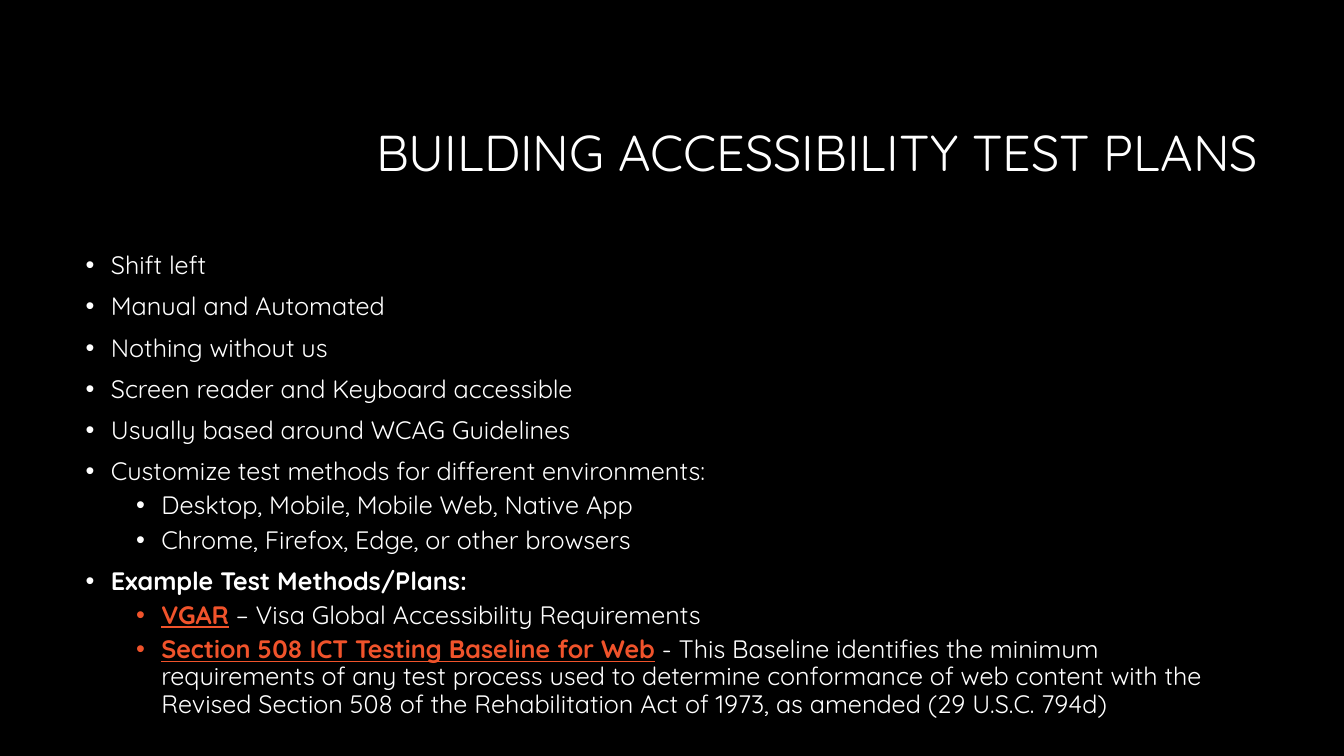
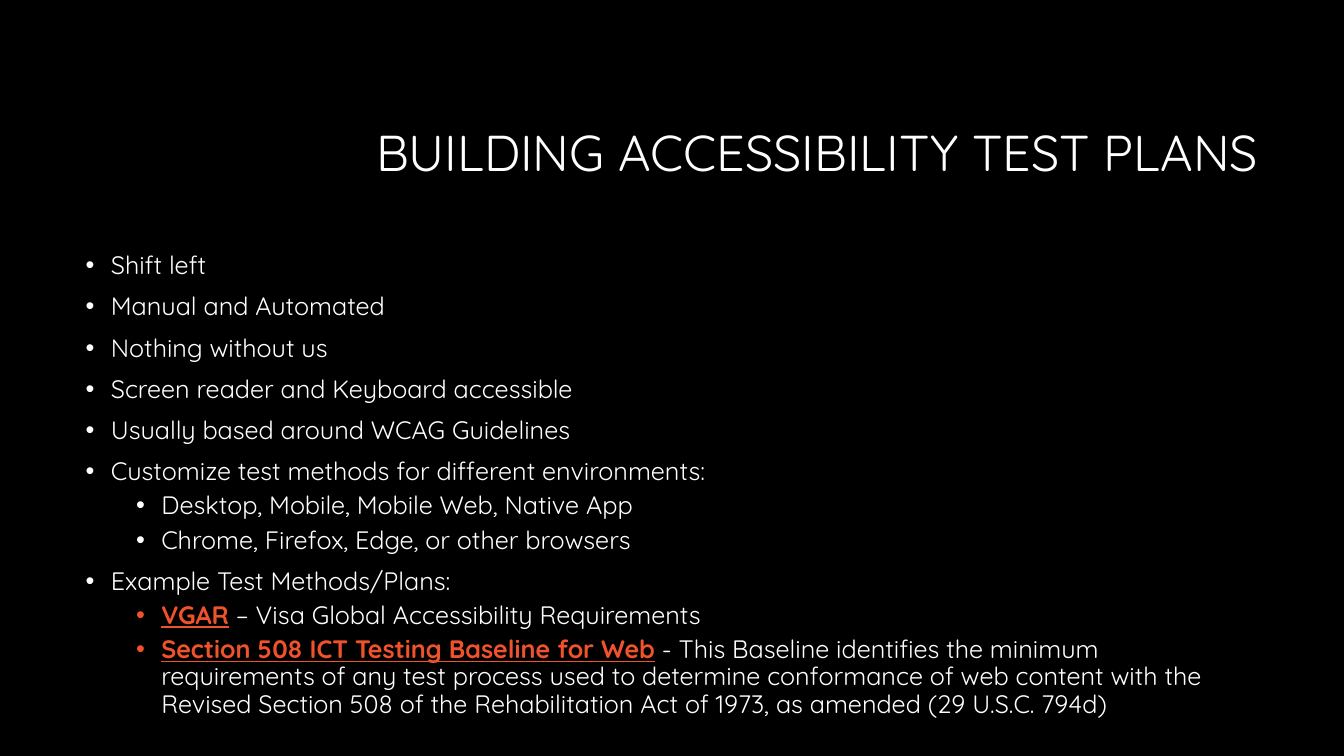
Before and after one commit to CorgiDev/A11y-Materials, a slide deck: slide 7 of Presenations/2023 Presentations/AccessibilityTesting101.pptx. Drawn at 1344x756 pixels with LibreOffice and Linux fonts; fonts in the diff are those of the drawing; background and template pictures are left out. Boxes give left, top, right and bottom in pixels: in the first picture for what was removed or moved away, otherwise in the second. Text is boxed around its words. In the diff, an @@ line names an element or a change of style, - is before the commit and + after.

```diff
--- a/Presenations/2023 Presentations/AccessibilityTesting101.pptx
+++ b/Presenations/2023 Presentations/AccessibilityTesting101.pptx
@@ text at [111, 570, 451, 595]: bold off in "Example Test Methods/Plans:" @@
```
Also in this commit, not shown: 3 other slides changed, 2 other files.
